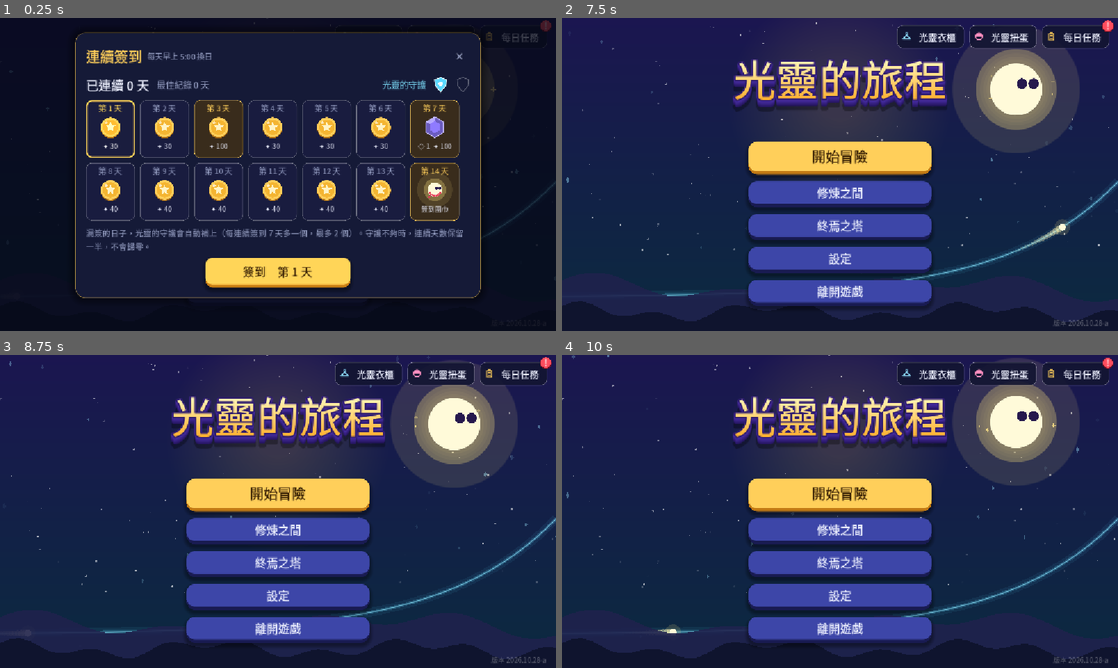
Above: before the commit, frames 1-4 (two rows, left to right).
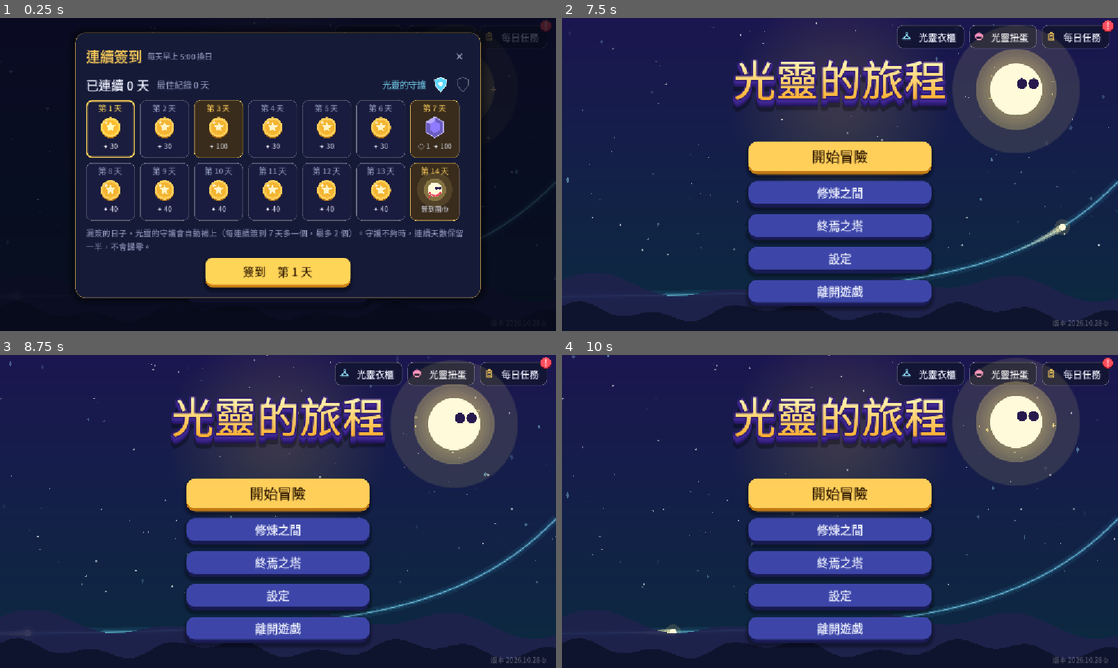
Above: after the commit, the same moments.

Repository: sam2068csie/light-spirit-journey
Game: Godot game, scene res://main_menu.tscn
Two runs of this game, one before a commit and one after it. Both use one fixed random seed, a clock stepped at 60 frames per second and the inputs below.
Inputs (mouse positions are in pixels of both pictures, inside the frame that each line leads up to):
- Up to frame 1 (0.25 s): no input
- Up to frame 2 (7.5 s): click "開始冒險" at 0.5 s; click "開始冒險" at 1.25 s; click "修煉之間" at 2 s; click "終焉之塔" at 2.75 s; click "設定" at 3.5 s; click "離開遊戲" at 4.25 s; click "每日任務" at 5 s; click "光靈扭蛋" at 5.75 s; click "光靈衣櫃" at 6.5 s; click "✕" at 7.25 s
- Up to frame 3 (8.75 s): tap Enter at 8 s; drag from (278, 511) to (333, 442) at 8.02 s
- Up to frame 4 (10 s): drag from (728, 527) to (812, 574) at 8.77 s; move the mouse to (895, 442) at 9.52 s; hold Right from 9.53 s (still down); tap 9 at 9.6 s; click (895, 442) at 9.67 s

The runs differ from the first frame. In frame 2, 0.6% of the frame differs, in the area x 73-99%, y 2-99%; in frame 3, 0.7%; in frame 4, 0.7%.

Commit message:
主畫面大光靈可拖曳、丟出並在畫面邊緣反彈 (BUILD 2026.10.28-b)
Co-Authored-By: Claude Opus 5.5 <noreply@anthropic.com>
Claude-Session: https://claude.ai/code/session_01RombajUyooAJ6yvir5uviP

Diff:
--- a/data/game.gd
+++ b/data/game.gd
@@ -550,7 +550,7 @@
 
 const DQ := preload("daily_quests.gd")
 ## 版本號（主畫面右下角會顯示）：每次交給你新的檔案時更新，方便確認手機上裝的是不是最新版
-const BUILD := "2026.10.28-a"
+const BUILD := "2026.10.28-b"
 
 
 ## 讀取各單元的資料；舊存檔（還沒有單元的版本）的今日修煉、終焉之塔紀錄搬到「指數與對數」
--- a/data/main_menu.gd
+++ b/data/main_menu.gd
@@ -146,9 +146,12 @@
 	title.custom_minimum_size = Vector2(560, 136)
 	title.size_flags_horizontal = Control.SIZE_SHRINK_CENTER
 	head.add_child(title)
+	var spot := Control.new()            # 光靈的「家」：版面上留一格空位，光靈本體疊在整頁最上層，可以拖著到處丟
+	spot.custom_minimum_size = Vector2(170, 170)
+	spot.mouse_filter = Control.MOUSE_FILTER_IGNORE
+	head.add_child(spot)
 	_title_spirit = TitleSpirit.new()
-	_title_spirit.custom_minimum_size = Vector2(170, 170)
-	head.add_child(_title_spirit)
+	_title_spirit.home = spot
 	var gap := Control.new()
 	gap.custom_minimum_size = Vector2(0, 6)
 	col.add_child(gap)
@@ -175,6 +178,9 @@
 	_quest_chip(_title_page, Vector2(1152 - 140 - 18, 14))
 	_gacha_chip(_title_page, Vector2(1152 - 140 - 18 - 150, 14))
 	_wardrobe_chip(_title_page, Vector2(1152 - 140 - 18 - 300, 14))
+	# 光靈最後加入：整頁大小的透明層，只有點在光靈身上才會接住（其他地方照常點得到按鈕）
+	_title_spirit.set_anchors_and_offsets_preset(Control.PRESET_FULL_RECT)
+	_title_page.add_child(_title_spirit)
 
 
 func _menu_button(text: String, h: int) -> Button:
@@ -1222,30 +1228,135 @@
 	const SL := preload("spirit_look.gd")
 	const UITheme := preload("game_theme.gd")
 	const Game := preload("game.gd")
+	const R := 54.0          # 光靈半徑
+	const HIT := 70.0        # 點得到的範圍（比身體大一點，手指比較好抓）
+	const EDGE := 60.0       # 碰牆時，光靈中心離畫面邊緣的距離
+	const BOUNCE := 0.72     # 反彈後保留的速度
+	const FRICTION := 1.3    # 飛行時速度衰減（越大停得越快）
 	var eq: Dictionary = {}
 	var t := 0.0
 	var hop := -10.0        # 上一次被點的時間
+	## 主畫面用：版面上的空位。有設定時，光靈可以拖曳、丟出去、碰到畫面邊緣反彈；
+	## 沒設定（例如通知詢問視窗裡）就是原本在格子正中間飄的樣子。
+	var home: Control = null
+	var pos := Vector2(NAN, NAN)    # 目前位置（本元件座標）；NAN = 還沒放過，待在家
+	var vel := Vector2.ZERO
+	var dragging := false
+	var grab := Vector2.ZERO        # 手指按下的位置和光靈中心的差
+	var press_at := Vector2.ZERO
+	var moved := false
+	var last_mouse := Vector2.ZERO
+	var last_ms := 0
+	var hit_t := -10.0              # 上一次撞牆的時間
+	var hit_x := true               # 撞的是左右牆（true）還是上下牆
+	var tilt := 0.0
 
 	func _ready() -> void:
 		mouse_filter = Control.MOUSE_FILTER_STOP
 		mouse_default_cursor_shape = Control.CURSOR_POINTING_HAND
 		eq = Game.of(self).equipped.duplicate()
 
+	func _center() -> Vector2:
+		if home == null:
+			return size / 2.0
+		if is_nan(pos.x):
+			return home.get_global_rect().get_center() - get_global_rect().position
+		return pos
+
+	func _has_point(p: Vector2) -> bool:
+		if home == null:
+			return Rect2(Vector2.ZERO, size).has_point(p)
+		return p.distance_to(_center() + Vector2(0, 6)) < HIT
+
 	func _gui_input(e: InputEvent) -> void:
-		if e is InputEventMouseButton and e.pressed and e.button_index == MOUSE_BUTTON_LEFT:
-			if t - hop > 0.5:
-				hop = t
-				Game.of(self).play("bell", Game.semi(Game.scale_semi(4 + randi() % 4)), -8.0)
+		if home == null:
+			if e is InputEventMouseButton and e.pressed and e.button_index == MOUSE_BUTTON_LEFT:
+				_hop()
+				accept_event()
+			return
+		if e is InputEventMouseButton and e.button_index == MOUSE_BUTTON_LEFT:
+			if e.pressed:
+				pos = _center()
+				dragging = true
+				moved = false
+				vel = Vector2.ZERO
+				grab = e.position - pos
+				press_at = e.position
+				last_mouse = e.position
+				last_ms = Time.get_ticks_msec()
+			elif dragging:
+				dragging = false
+				if not moved:
+					_hop()
+				elif Time.get_ticks_msec() - last_ms > 120:
+					vel = Vector2.ZERO       # 停住一下才放手：就放在那裡，不丟出去
+				vel = vel.limit_length(3200.0)
 			accept_event()
+		elif e is InputEventMouseMotion and dragging:
+			if e.position.distance_to(press_at) > 8.0:
+				moved = true
+			if moved:
+				var now := Time.get_ticks_msec()
+				var dt := maxf((now - last_ms) / 1000.0, 0.001)
+				var v: Vector2 = (e.position - last_mouse) / dt
+				vel = vel.lerp(v, 0.6)       # 平滑一點，放手時的速度比較穩
+				last_mouse = e.position
+				last_ms = now
+				pos = _clamp(e.position - grab)
+			accept_event()
+
+	func _hop() -> void:
+		if t - hop > 0.5:
+			hop = t
+			Game.of(self).play("bell", Game.semi(Game.scale_semi(4 + randi() % 4)), -8.0)
+
+	func _clamp(p: Vector2) -> Vector2:
+		var lo := Vector2(EDGE, EDGE)
+		var hi := size - Vector2(EDGE, EDGE)
+		return Vector2(clampf(p.x, lo.x, maxf(lo.x, hi.x)), clampf(p.y, lo.y, maxf(lo.y, hi.y)))
 
 	func _process(delta: float) -> void:
-		if is_visible_in_tree():
-			t += delta
-			eq = Game.of(self).equipped      # 在衣櫃換了裝扮，馬上跟著換（不用重開主畫面）
-			queue_redraw()
+		if not is_visible_in_tree():
+			return
+		t += delta
+		eq = Game.of(self).equipped      # 在衣櫃換了裝扮，馬上跟著換（不用重開主畫面）
+		if home != null and not is_nan(pos.x) and not dragging:
+			_fly(minf(delta, 0.05))
+		var want := 0.0 if dragging else clampf(vel.x / 2600.0, -0.35, 0.35)
+		if dragging:
+			want = clampf(vel.x / 3000.0, -0.25, 0.25)
+		tilt = lerpf(tilt, want, minf(1.0, delta * 10.0))
+		queue_redraw()
+
+	func _fly(dt: float) -> void:
+		if vel.length() < 15.0:
+			vel = Vector2.ZERO
+			pos = _clamp(pos)
+			return
+		pos += vel * dt
+		vel *= exp(-FRICTION * dt)
+		var lo := Vector2(EDGE, EDGE)
+		var hi := size - Vector2(EDGE, EDGE)
+		var hx := 0.0
+		var hy := 0.0
+		if pos.x < lo.x or pos.x > hi.x:
+			pos.x = clampf(pos.x, lo.x, hi.x)
+			hx = absf(vel.x)
+			vel.x = -vel.x * BOUNCE
+		if pos.y < lo.y or pos.y > hi.y:
+			pos.y = clampf(pos.y, lo.y, hi.y)
+			hy = absf(vel.y)
+			vel.y = -vel.y * BOUNCE
+		var hit := maxf(hx, hy)
+		if hit > 0.0:
+			hit_x = hx >= hy
+		if hit > 120.0:
+			hit_t = t
+			if hit > 500.0:
+				Game.of(self).play("bell", Game.semi(Game.scale_semi(randi() % 4)), -14.0)
 
 	func _draw() -> void:
-		var r := 54.0
+		var r := R
 		var k := t - hop
 		var jump := 0.0
 		var squash := Vector2.ONE
@@ -1253,19 +1364,27 @@
 			jump = -sin(k / 0.6 * PI) * 34.0
 			if k < 0.08:
 				squash = Vector2(1.12, 0.88)
-		var c := size / 2.0 + Vector2(0, 6 + sin(t * 1.8) * 6.0 + jump)
+		var hk := t - hit_t
+		if hk < 0.18:                      # 撞牆：往撞的方向壓扁一下再彈回來
+			var s := sin(hk / 0.18 * PI) * 0.18
+			squash = Vector2(1.0 - s, 1.0 + s) if hit_x else Vector2(1.0 + s, 1.0 - s)
+		var flying := home != null and (dragging or vel != Vector2.ZERO)
+		var bob := 0.0 if flying else sin(t * 1.8) * 6.0
+		if dragging:
+			squash *= 1.08                 # 抓起來的時候大一點點
+		var c := _center() + Vector2(0, 6 + bob + jump)
 		# 柔和的光暈
 		for i in 3:
 			UITheme.dot(self, c, r * (1.38 - i * 0.12), Color(1.0, 0.9, 0.5, 0.05))
 		# 身邊繞圈的小星星
 		for i in 5:
-			var a := t * (0.9 + 0.3 * float(k < 0.6)) * (1.0 + i * 0.08) + i * TAU / 5.0
+			var a := t * (0.9 + 0.3 * float(k < 0.6 or flying)) * (1.0 + i * 0.08) + i * TAU / 5.0
 			var p := c + Vector2(cos(a) * r * 1.55, sin(a) * r * 0.55 - 4.0)
 			var front := sin(a) > 0.0
 			var col := Color(1, 0.9, 0.55, 0.85 if front else 0.35)
 			_spark(p, 4.0 + 1.5 * sin(t * 3.0 + i), col)
 		# 光靈本體（裝扮也一起畫）
-		draw_set_transform(c, 0.0, squash)
+		draw_set_transform(c, tilt, squash)
 		SL.draw_all(self, Vector2.ZERO, r, eq, t)      # 原版的光靈＋衣櫃裡穿的裝扮
 		draw_set_transform(Vector2.ZERO, 0.0, Vector2.ONE)
 
